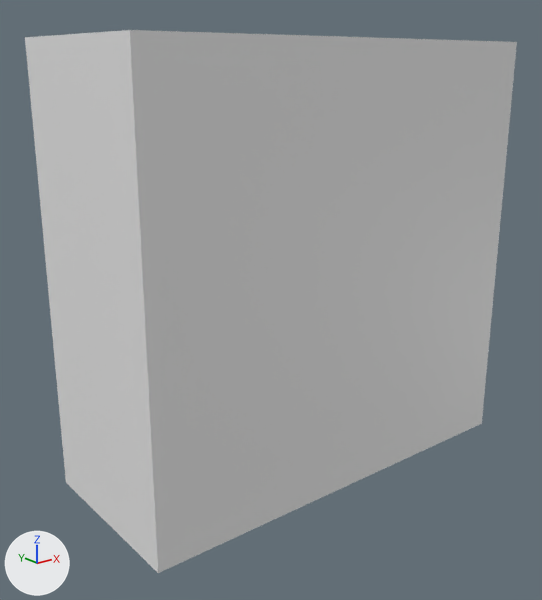
The Blender file env_wallWindow_yourName_v01.blend, before and after one commit.
Camera for both pictures: a 50 mm camera at (-12.41, -14.66, 11.18) aimed at (-0.6, 0.1, 5.27). The lights are fixed; the arrows at lower left show +X, +Y and +Z. The first picture is the older version.
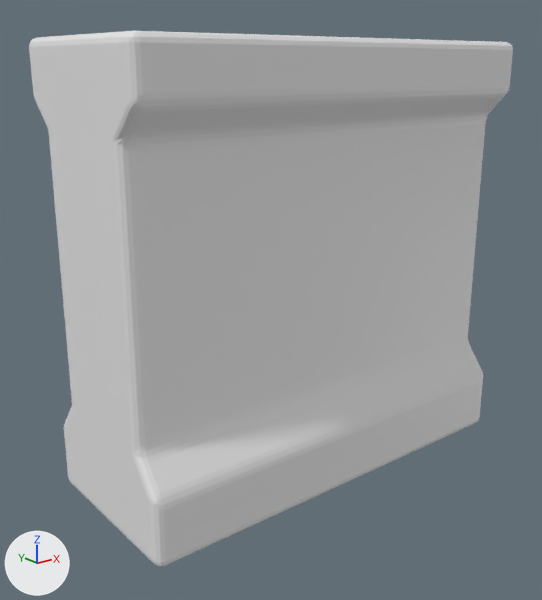
Changed parts and their boxes [x1, y1, x2, y2] in the pictures (542 x 600 px):
'Cube', reshaped, modifiers changed
    before: [25, 30, 517, 573]
    after: [29, 31, 513, 567]

Edits to the bpy script that builds the scene:
```text
Change me_cube_001:
    used by ob_cube; location = (0.0, 0.0, 1.68)
    remove me_cube_001.from_pydata(...)  # 8 vertices, 5 faces; spans x -5.7..5.7, y 0.0..2.37, z -1.0..10.07
    add me_cube_001.from_pydata(...)  # 24 vertices, 17 faces; spans x -5.7..5.7, y -2.37..0.0, z -1.0..10.07
    me_cube_001 part 1
    4 vertices are removed from x -5.7..5.7, y 2.37, z -1.0..10.07
    5 faces are deleted
    20 vertices are added at x -5.7..5.7, y -2.37..0.0, z -1.0..10.07
    17 new faces join them
Change ob_cube:
    add _m = ob_cube.modifiers.new('Bevel', 'BEVEL')
    add _m.width = 0.2
    add _m.width_pct = 0.2
    add _m.segments = 3
```
